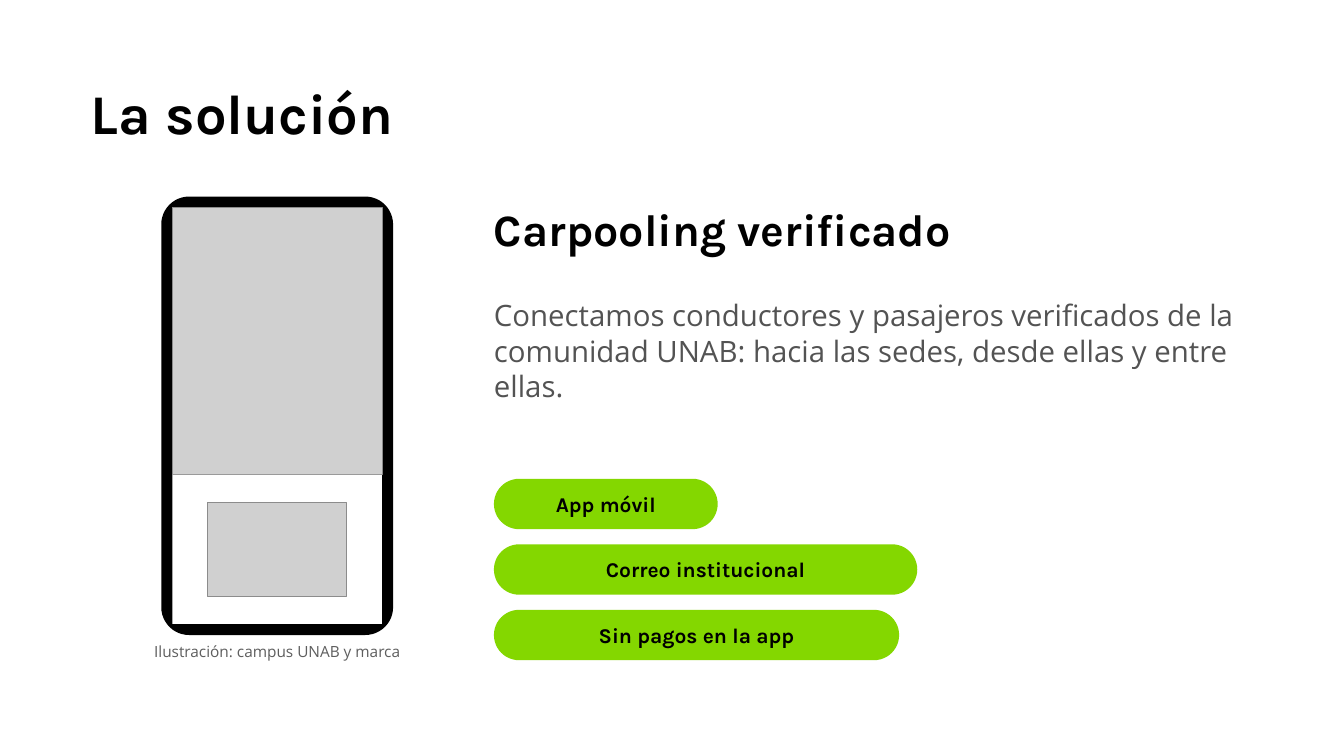
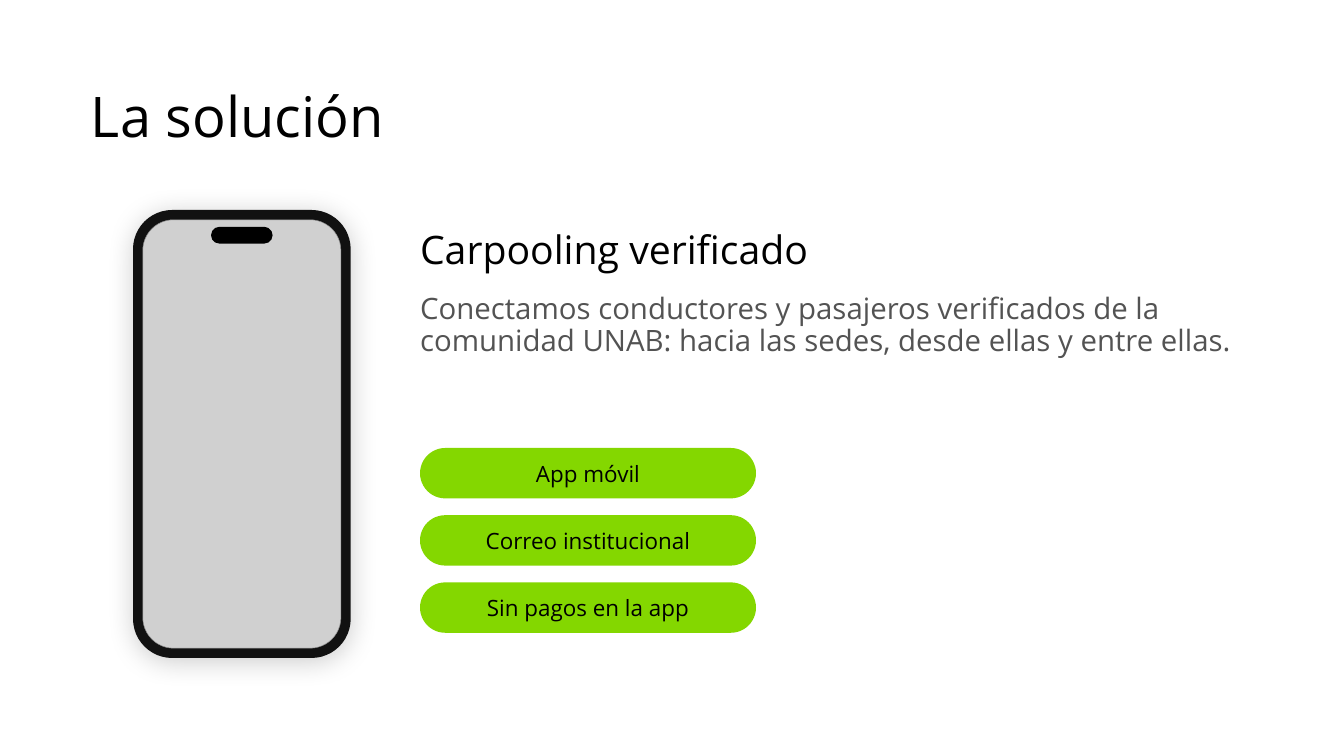
Before and after one commit to Santiago-Serrano2004/UniWheels, a slide deck: slide 6 of tesis/presentacion/UniWheels_Semana_Ingenieria_2026.pptx. Drawn at 1344x756 pixels with LibreOffice and Linux fonts; fonts in the diff are those of the drawing; grey boxes stand for pictures; background and template pictures are left out. Boxes give left, top, right and bottom in pixels: in the first picture for what was removed or moved away, otherwise in the second. Text is boxed around its words. In the diff, an @@ line names an element or a change of style, - is before the commit and + after.

```diff
--- a/tesis/presentacion/UniWheels_Semana_Ingenieria_2026.pptx
+++ b/tesis/presentacion/UniWheels_Semana_Ingenieria_2026.pptx
@@ text "La solución" at [91, 94, 384, 138]: font Karla to Open Sans, bold off; line spacing 1 to 0.9 @@
@@ rounded rectangle: place and size @@
-rounded rectangle at [161, 197, 393, 635]
+rounded rectangle at [133, 210, 351, 658]
@@ rounded rectangle at [133, 210, 351, 658]: fill #000000 to #111111; proportions changed @@
@@ picture: place and size @@
-picture at [172, 208, 382, 475]
+picture at [143, 220, 341, 648]
@@ rounded rectangle added at [211, 227, 273, 243], fill #000000 @@
@@ text "Carpooling verificado": place and size @@
-text "Carpooling verificado" at [494, 214, 951, 257]
+text "Carpooling verificado" at [420, 234, 808, 274]
@@ text "Carpooling verificado" at [420, 234, 808, 274]: size 64 to 56 pt, font Karla to Open Sans, bold off; line spacing 1 to 0.9 @@
@@ text "Conectamos conductores y pasajeros verificados ...": place and size @@
-text "Conectamos conductores y pasajeros verificados ..." at [494, 303, 1233, 398]
+text "Conectamos conductores y pasajeros verificados ..." at [420, 296, 1231, 358]
@@ text "Conectamos conductores y pasajeros verificados ..." at [420, 296, 1231, 358]: line spacing 1 to 0.9 @@
@@ rounded rectangle "App móvil": place and size @@
-rounded rectangle "App móvil" at [494, 479, 718, 529]
+rounded rectangle "App móvil" at [420, 448, 756, 498]
@@ rectangle removed at [172, 475, 382, 624] @@
@@ picture removed at [208, 502, 347, 597] @@
@@ size 30 to 32 pt, font Karla to Open Sans, bold off in 3 elements at [420, 448, 756, 498], [420, 583, 756, 633], [420, 515, 756, 565] @@
@@ rounded rectangle "Correo institucional": place and size @@
-rounded rectangle "Correo institucional" at [494, 544, 917, 595]
+rounded rectangle "Correo institucional" at [420, 515, 756, 565]
@@ rounded rectangle "Sin pagos en la app": place and size @@
-rounded rectangle "Sin pagos en la app" at [494, 610, 899, 660]
+rounded rectangle "Sin pagos en la app" at [420, 583, 756, 633]
@@ text removed at [154, 645, 400, 661] @@
-Ilustración: campus UNAB y marca
```
Also in this commit, not shown: 13 other slides changed, 4 slides added, 4 slides removed, 19 other files.
